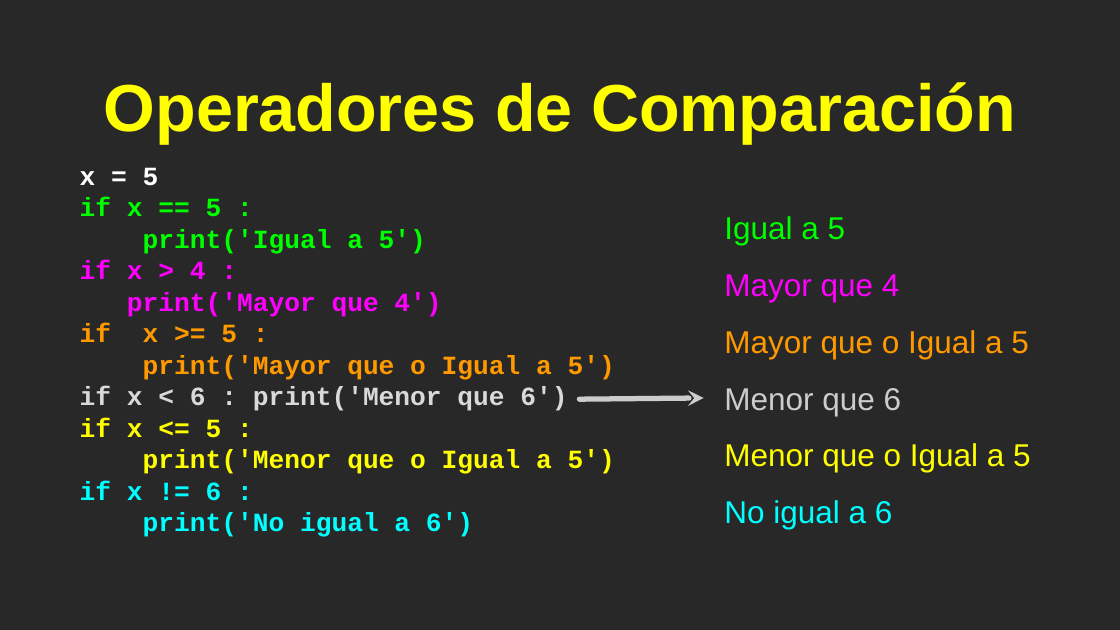
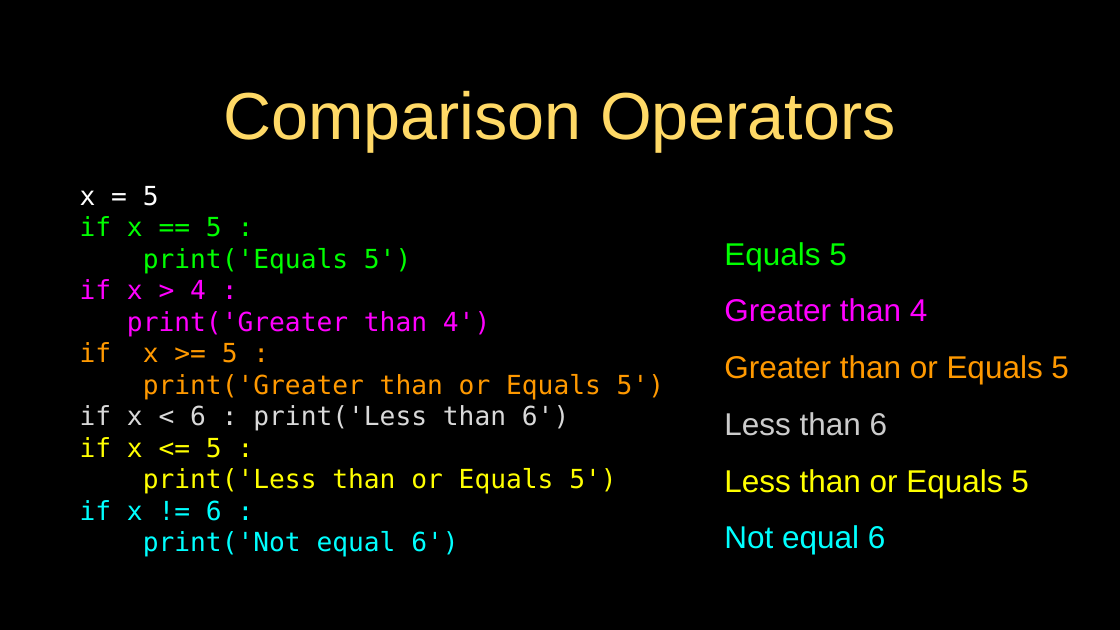
Before and after one commit to csev/py4e, a slide deck: slide 4 of lectures3/Pythonlearn-03-Conditional.pptx. Drawn at 1120x630 pixels with LibreOffice and Linux fonts; fonts in the diff are those of the drawing. Boxes give left, top, right and bottom in pixels: in the first picture for what was removed or moved away, otherwise in the second. Text is boxed around its words. In the diff, an @@ line names an element or a change of style, - is before the commit and + after.

```diff
--- a/lectures3/Pythonlearn-03-Conditional.pptx
+++ b/lectures3/Pythonlearn-03-Conditional.pptx
@@ background #282828 to #000000 @@
@@ title removed at bbox=[104, 82, 1016, 144] @@
-Operadores de Comparación
@@ title added at bbox=[223, 90, 896, 152], 76 pt, text #FFD966 @@
+Comparison Operators
@@ text "x = 5": place and size @@
-text "x = 5" at bbox=[80, 167, 615, 537]
+text "x = 5" at bbox=[80, 186, 664, 557]
@@ text at bbox=[80, 186, 238, 521]: font Courier New to DejaVu Sans Mono, bold off in "x = 5", "if x == 5 :", "if x > 4 :", "if x >= 5 :" and 2 more places @@
@@ text at bbox=[143, 248, 411, 274]: text changed; font Courier New to DejaVu Sans Mono; bold off @@
-print('Igual a 5')
+print('Equals 5')
@@ text at bbox=[724, 242, 1069, 554]: text changed @@
-Igual a 5
-Mayor que 4
-Mayor que o Igual a 5
-Menor que 6
-Menor que o Igual a 5
-No igual a 6
+Equals 5
+Greater than 4
+Greater than or Equals 5
+Less than 6
+Less than or Equals 5
+Not equal 6
@@ text at bbox=[127, 311, 490, 337]: text changed; font Courier New to DejaVu Sans Mono; bold off @@
-print('Mayor que 4')
+print('Greater than 4')
@@ text at bbox=[80, 374, 664, 431]: text changed; font Courier New to DejaVu Sans Mono; bold off @@
-print('Mayor que o Igual a 5')
-if x < 6 : print('Menor que 6')
+print('Greater than or Equals 5')
+if x < 6 : print('Less than 6')
@@ arrow removed from (580, 399) to (704, 398) @@
@@ text at bbox=[143, 468, 616, 494]: text changed; font Courier New to DejaVu Sans Mono; bold off @@
-print('Menor que o Igual a 5')
+print('Less than or Equals 5')
@@ text at bbox=[143, 531, 458, 557]: text changed; font Courier New to DejaVu Sans Mono; bold off @@
-print('No igual a 6')
+print('Not equal 6')
@@ rectangle added at bbox=[0, 576, 1120, 630], fill #000000 @@
```
Also in this commit, not shown: 18 other slides changed, 14 slides added, 14 slides removed, 10 other files.
